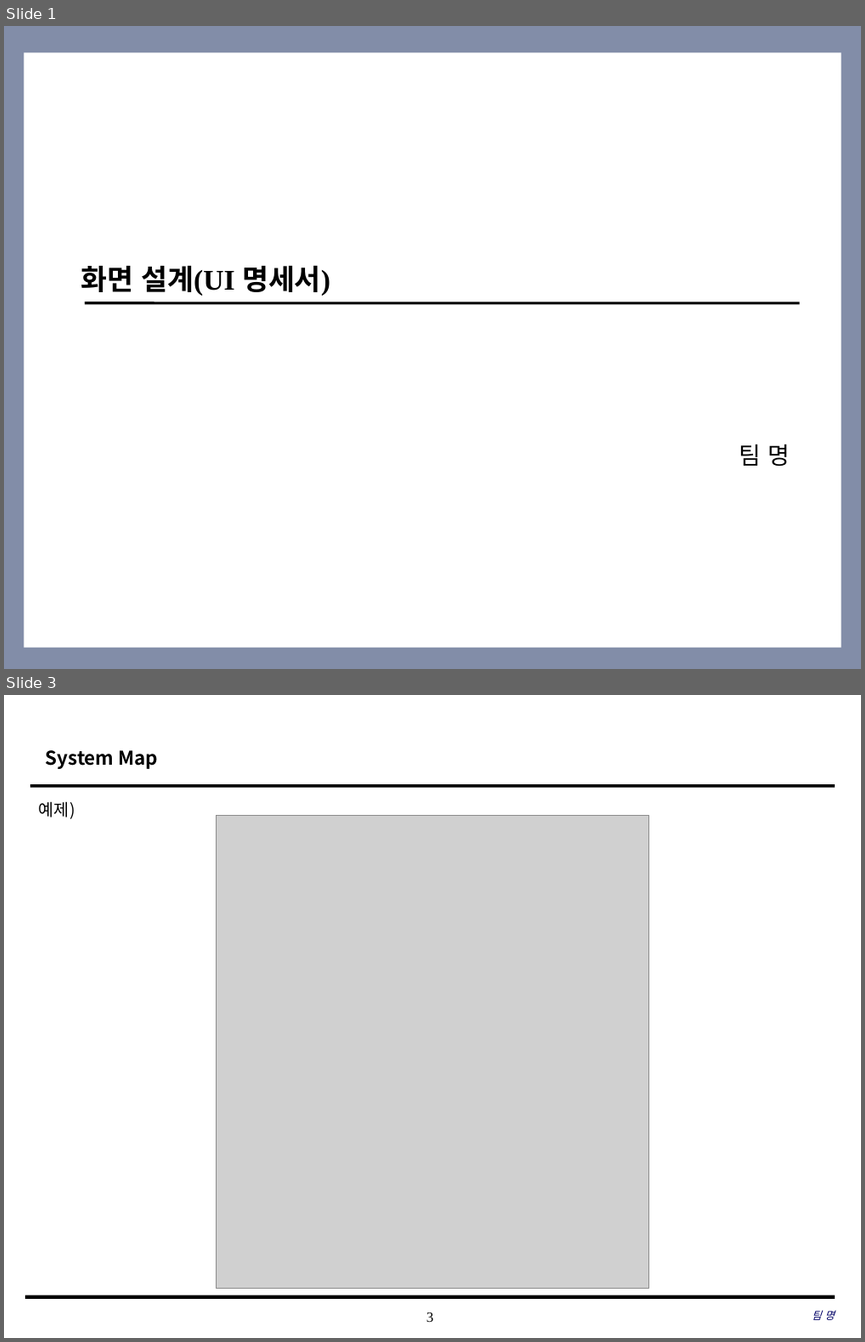
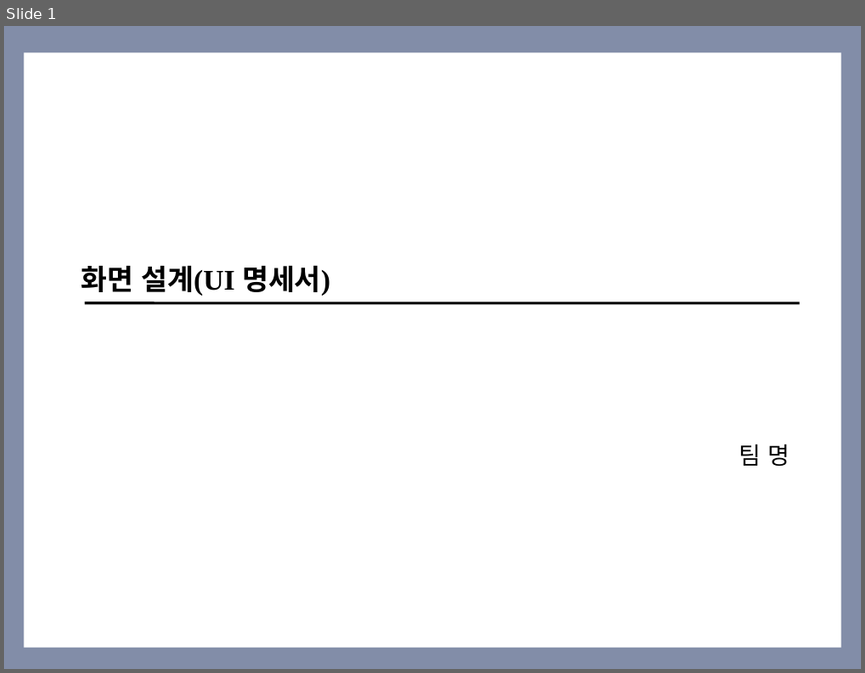
Before and after one commit to SE-admin/SE2017_2_mousai, a slide deck: doc/3_ 설계서/UI Design Template.pptx. Shown one above the other, each under a label of ours: slides 1 and 3 before the commit, slide 1 after it; the slides between them are not shown. The pictures are 865x1342 and 865x673 pixels, drawn with LibreOffice and Linux fonts; fonts in the diff are those of the drawing; grey boxes stand for pictures; background and template pictures are left out. Boxes give left, top, right and bottom in pixels: in the first picture for what was removed or moved away, otherwise in the second. Text is boxed around its words. In the diff, an @@ line names an element or a change of style, - is before the commit and + after.

```diff
--- a/doc/3_ 설계서/UI Design Template.pptx
+++ b/doc/3_ 설계서/UI Design Template.pptx
@@ slide 3 removed at [4,695,861,1338], background #FFFFFF @@
@@ title removed at [46,750,159,769] @@
-System Map
@@ line removed from (30, 786) to (834, 786) @@
@@ text removed at [39,801,75,819] @@
-예제)
@@ picture removed at [216,815,648,1288] @@
@@ line removed from (25, 1297) to (834, 1297) @@
@@ page number removed at [426,1312,433,1321] @@
-3
@@ text removed at [812,1310,834,1320] @@
-팀 명
```
Also in this commit, not shown: 2 slides changed, 1 slide added.
